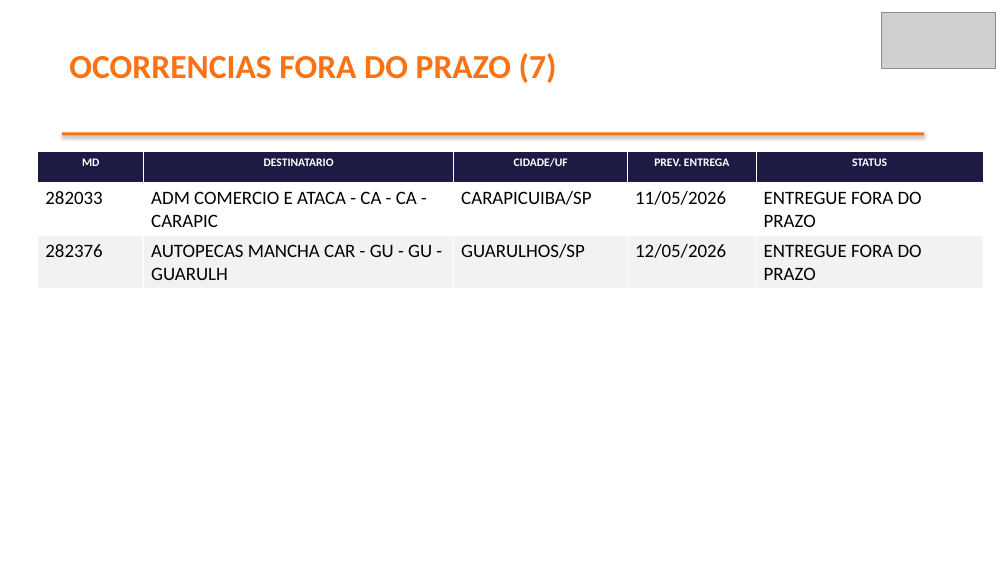
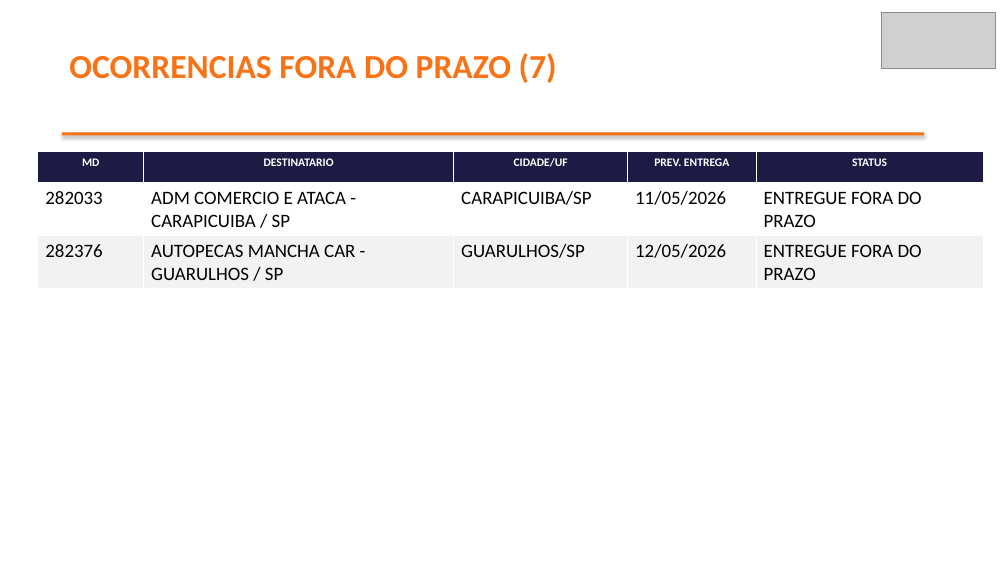
Before and after one commit to brendaelicia-sketch/PortoEX, a slide deck: slide 4 of pptx/maio_2026/FF_DO_BRASIL_COMERCIAL_LTDA.pptx. Drawn at 1008x567 pixels with LibreOffice and Linux fonts; fonts in the diff are those of the drawing; grey boxes stand for pictures. Boxes give left, top, right and bottom in pixels: in the first picture for what was removed or moved away, otherwise in the second. Text is boxed around its words. In the diff, an @@ line names an element or a change of style, - is before the commit and + after.

```diff
--- a/pptx/maio_2026/FF_DO_BRASIL_COMERCIAL_LTDA.pptx
+++ b/pptx/maio_2026/FF_DO_BRASIL_COMERCIAL_LTDA.pptx
@@ table at bbox=[38, 151, 983, 284] @@
-row 2, column 2: ADM COMERCIO E ATACA - CA - CA - CARAPIC
+row 2, column 2: ADM COMERCIO E ATACA - CARAPICUIBA / SP
-row 3, column 2: AUTOPECAS MANCHA CAR - GU - GU - GUARULH
+row 3, column 2: AUTOPECAS MANCHA CAR - GUARULHOS / SP
```
Also in this commit, not shown: 3 other slides changed, 1 slide added, 1 slide removed.
